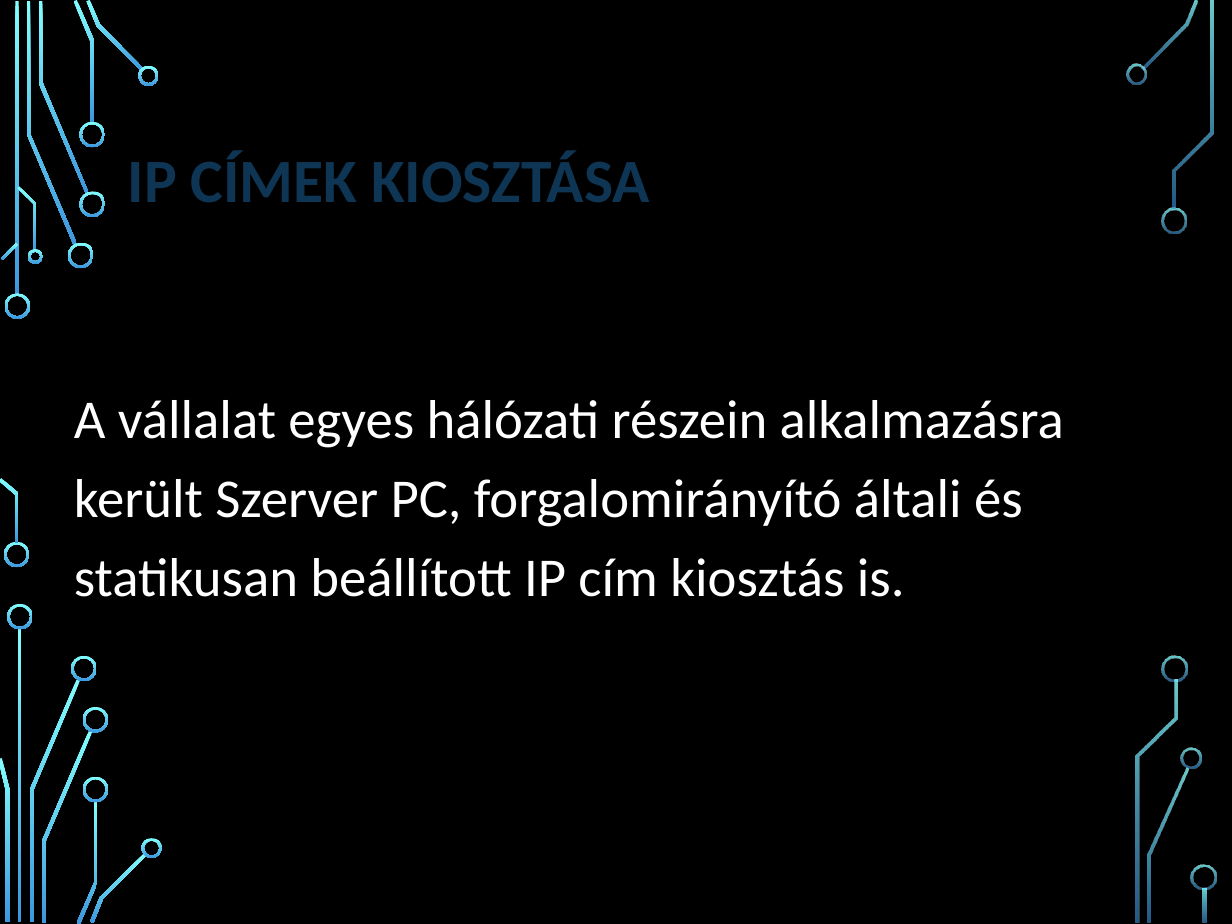
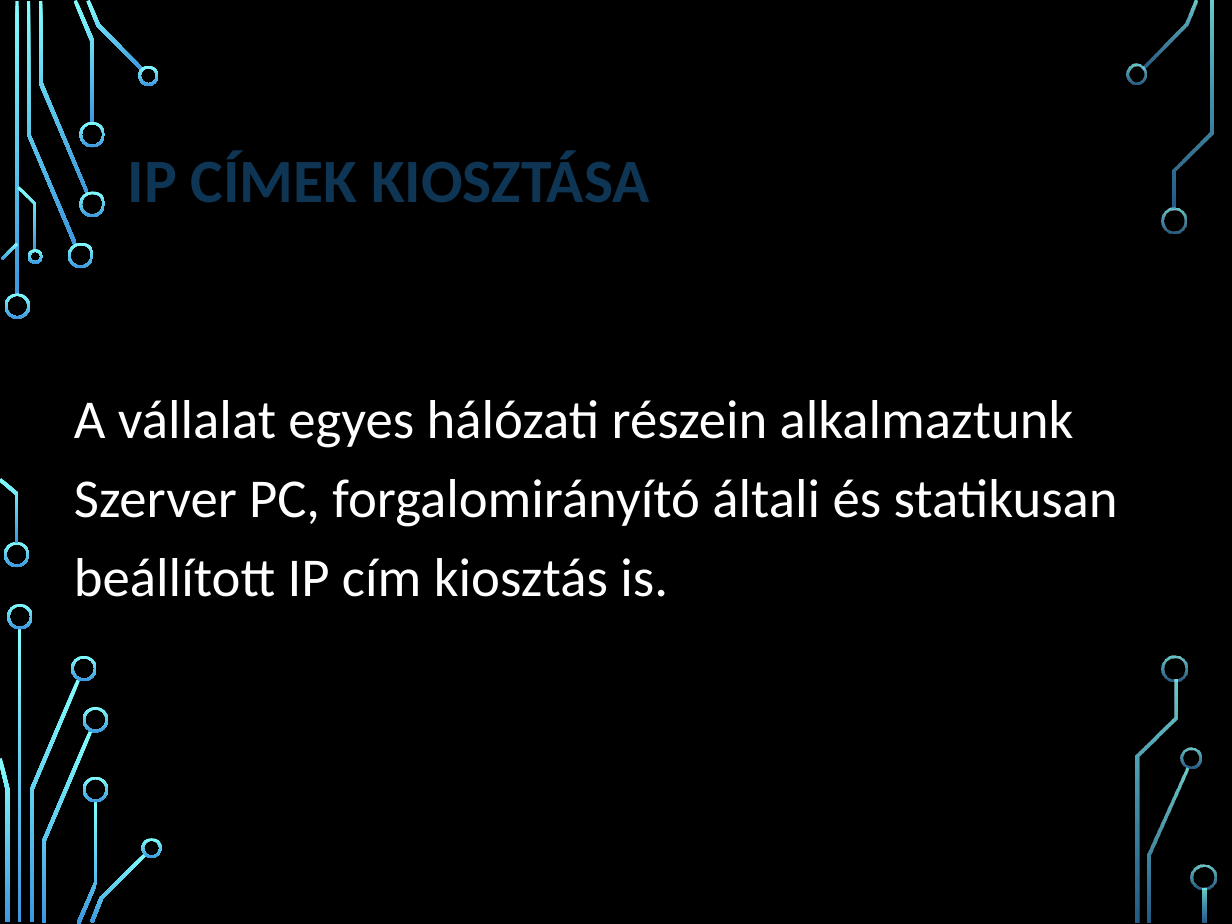
Before and after one commit to LocskaG/Uzemelteto_vizsgaremek_2024, a slide deck: slide 8 of BEMUTATÓ/Halozattervezesi_vizsgaremek_ppt.pptx. Drawn at 1232x924 pixels with LibreOffice and Linux fonts; fonts in the diff are those of the drawing; background and template pictures are left out. Boxes give left, top, right and bottom in pixels: in the first picture for what was removed or moved away, otherwise in the second. Text is boxed around its words. In the diff, an @@ line names an element or a change of style, - is before the commit and + after.

```diff
--- a/BEMUTATÓ/Halozattervezesi_vizsgaremek_ppt.pptx
+++ b/BEMUTATÓ/Halozattervezesi_vizsgaremek_ppt.pptx
@@ text at <box>74,400,1118,597</box>: text changed @@
-A vállalat egyes hálózati részein alkalmazásra került Szerver PC, forgalomirányító általi és statikusan beállított IP cím kiosztás is.
+A vállalat egyes hálózati részein alkalmaztunk Szerver PC, forgalomirányító általi és statikusan beállított IP cím kiosztás is.
```
